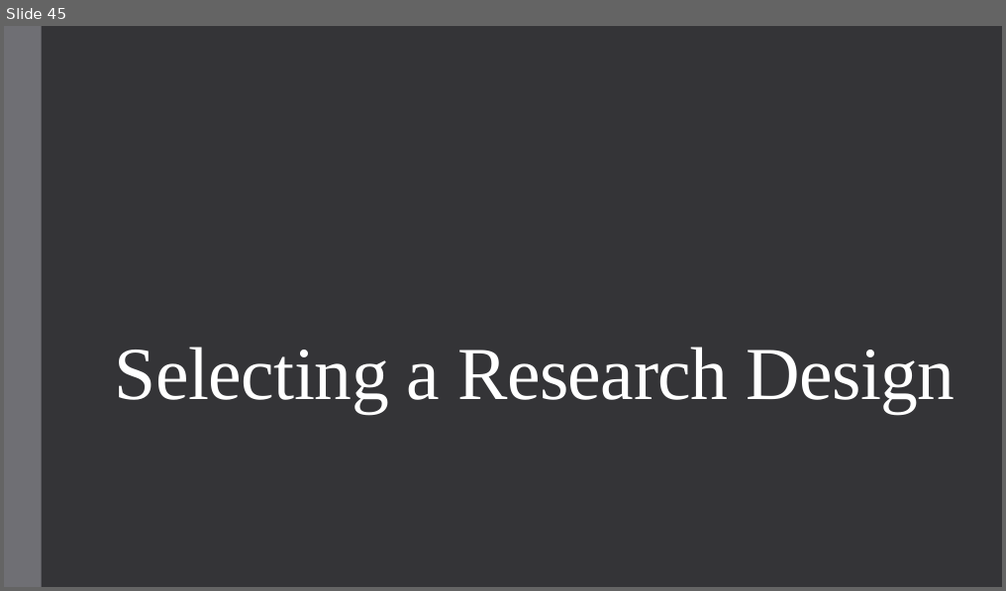
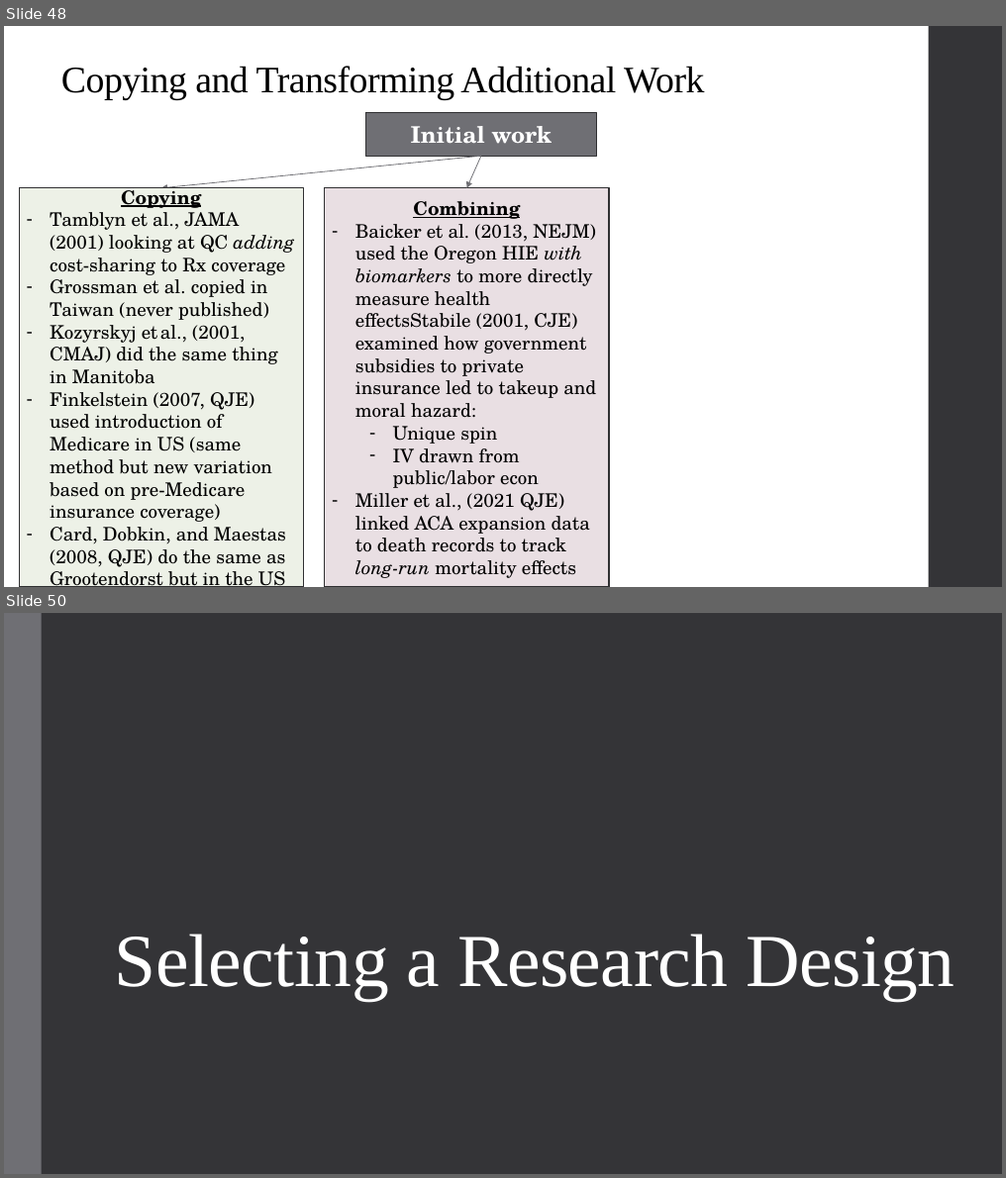
Before and after one commit to alex-hoagland/HAD5744, a slide deck: Lecture05_DataCleaning/Lecture5_DataCleaning-ResearchDesign.pptx. Shown one above the other, each under a label of ours: slide 45 before the commit, slides 48 and 50 after it; the slides between them are not shown. The pictures are 1006x591 and 1006x1178 pixels, drawn with LibreOffice and Linux fonts; fonts in the diff are those of the drawing. Boxes give left, top, right and bottom in pixels: in the first picture for what was removed or moved away, otherwise in the second. Text is boxed around its words. In the diff, an @@ line names an element or a change of style, - is before the commit and + after.

```diff
--- a/Lecture05_DataCleaning/Lecture5_DataCleaning-ResearchDesign.pptx
+++ b/Lecture05_DataCleaning/Lecture5_DataCleaning-ResearchDesign.pptx
@@ slide 48 added at <box>4,26,1002,587</box>, background #FFFFFF @@
@@ rectangle added at <box>929,26,1002,587</box>, fill #353537 @@
@@ title added at <box>61,66,704,100</box>, 36 pt, text #000000 @@
+Copying and Transforming Additional Work
@@ rectangle added at <box>365,112,596,156</box>, fill #6F6F74, outline #313133 1.1 pt, 22 pt, text #FFFFFF, bold @@
+Initial work
@@ arrow added from (481, 157) to (161, 188), #6F6F74 0.75 pt @@
@@ arrow added from (481, 157) to (466, 188), #6F6F74 0.75 pt @@
@@ rectangle added at <box>19,188,303,587</box>, fill #EDF1E7, outline #313133 1.1 pt, 18 pt, text #000000 @@
+Copying
+– Tamblyn et al., JAMA (2001) looking at QC adding cost-sharing to Rx coverage
+– Grossman et al. copied in Taiwan (never published)
+– Kozyrskyj et al., (2001, CMAJ) did the same thing in Manitoba
+– Finkelstein (2007, QJE) used introduction of Medicare in US (same method but new variation based on pre-Medicare insurance coverage)
+– Card, Dobkin, and Maestas (2008, QJE) do the same as Grootendorst but in the US
@@ rectangle added at <box>325,188,609,587</box>, fill #E9DFE3, outline #313133 1.1 pt, 18 pt, text #000000 @@
+Combining
+– Baicker et al. (2013, NEJM) used the Oregon HIE with biomarkers to more directly measure health effectsStabile (2001, CJE) examined how government subsidies to private insurance led to takeup and moral hazard:
+  – Unique spin
+  – IV drawn from public/labor econ
+– Miller et al., (2021 QJE) linked ACA expansion data to death records to track long-run mortality effects
@@ what was slide 45 is now slide 50 @@
```
Also in this commit, not shown: 2 slides changed, 18 other slides added, 11 slides removed, 7 other files.
